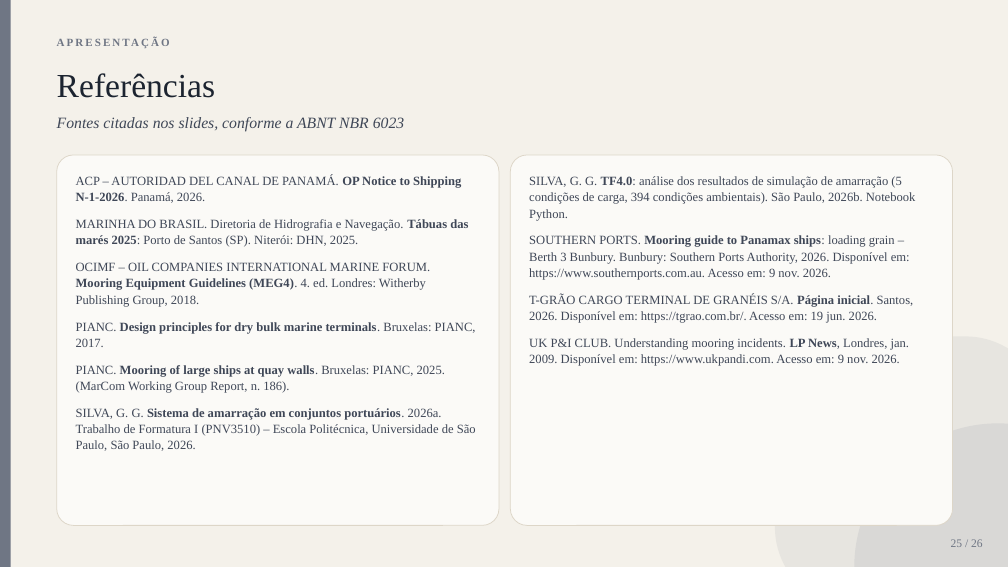
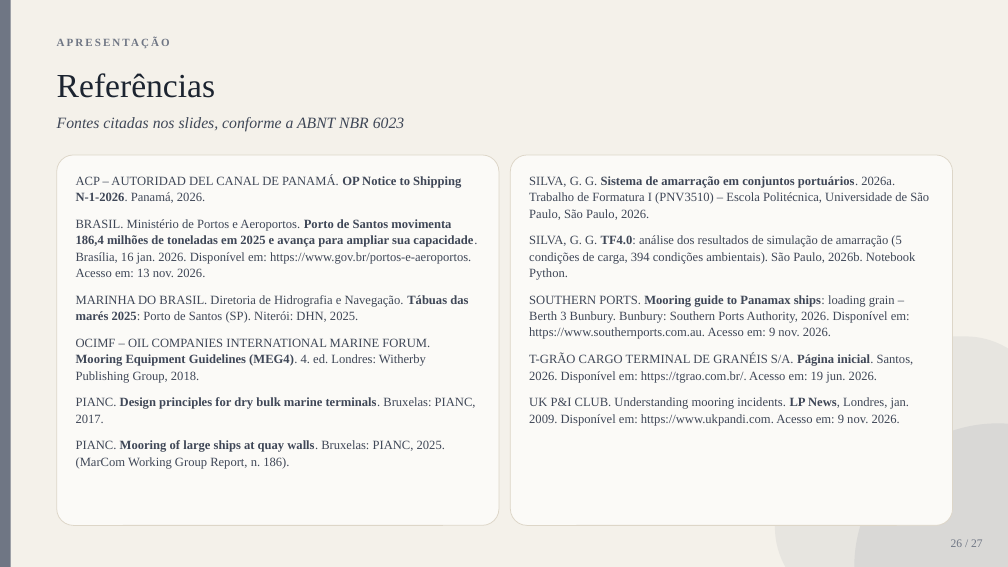
Before and after one commit to gustavogsilvaa/Apresentacao-Kiro, a slide deck: slide 26 of TF/Apresentacao_TF_Amarracao_parcial_v8.pptx (slide 25 before the commit). Drawn at 1008x567 pixels with LibreOffice and Linux fonts; fonts in the diff are those of the drawing. Boxes give left, top, right and bottom in pixels: in the first picture for what was removed or moved away, otherwise in the second. Text is boxed around its words. In the diff, an @@ line names an element or a change of style, - is before the commit and + after.

```diff
--- a/TF/Apresentacao_TF_Amarracao_parcial_v8.pptx
+++ b/TF/Apresentacao_TF_Amarracao_parcial_v8.pptx
@@ text at (529, 176, 929, 220): paragraph added @@
+SILVA, G. G. Sistema de amarração em conjuntos portuários. 2026a. Trabalho de Formatura I (PNV3510) – Escola Politécnica, Universidade de São Paulo, São Paulo, 2026.
@@ text at (76, 219, 477, 277): paragraph added @@
+BRASIL. Ministério de Portos e Aeroportos. Porto de Santos movimenta 186,4 milhões de toneladas em 2025 e avança para ampliar sua capacidade. Brasília, 16 jan. 2026. Disponível em: https://www.gov.br/portos-e-aeroportos. Acesso em: 13 nov. 2026.
@@ text at (529, 235, 916, 280): more space between paragraphs @@
@@ text at (76, 408, 476, 451): paragraph removed @@
-SILVA, G. G. Sistema de amarração em conjuntos portuários. 2026a. Trabalho de Formatura I (PNV3510) – Escola Politécnica, Universidade de São Paulo, São Paulo, 2026.
@@ text at (951, 539, 983, 547): text changed @@
-25 / 26
+26 / 27
```
Also in this commit, not shown: 25 other slides changed, 1 slide added, 4 other files.
